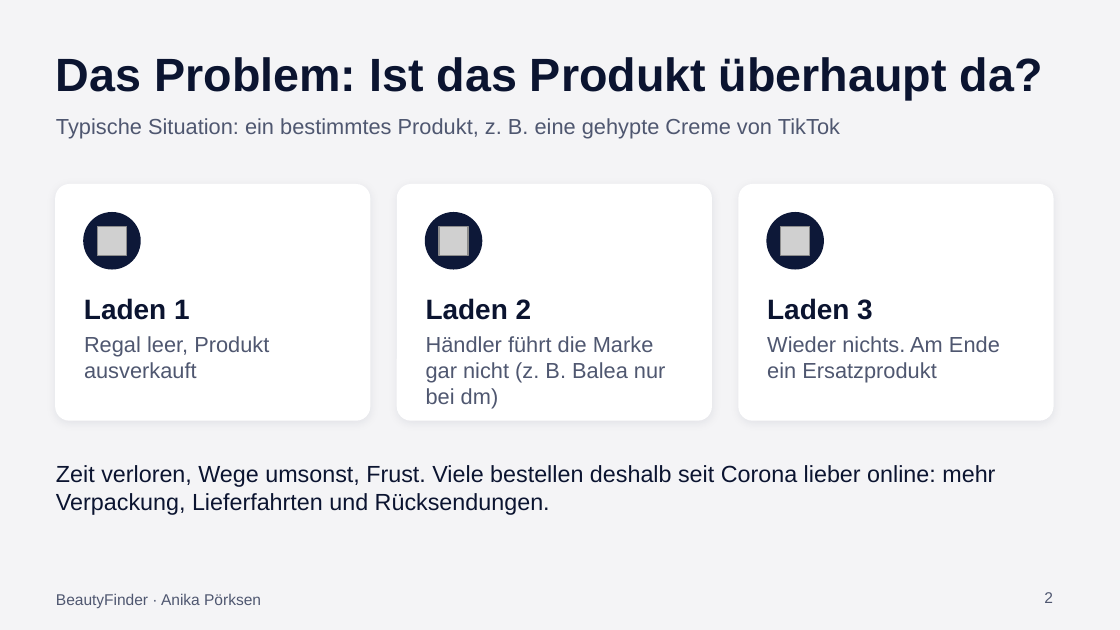
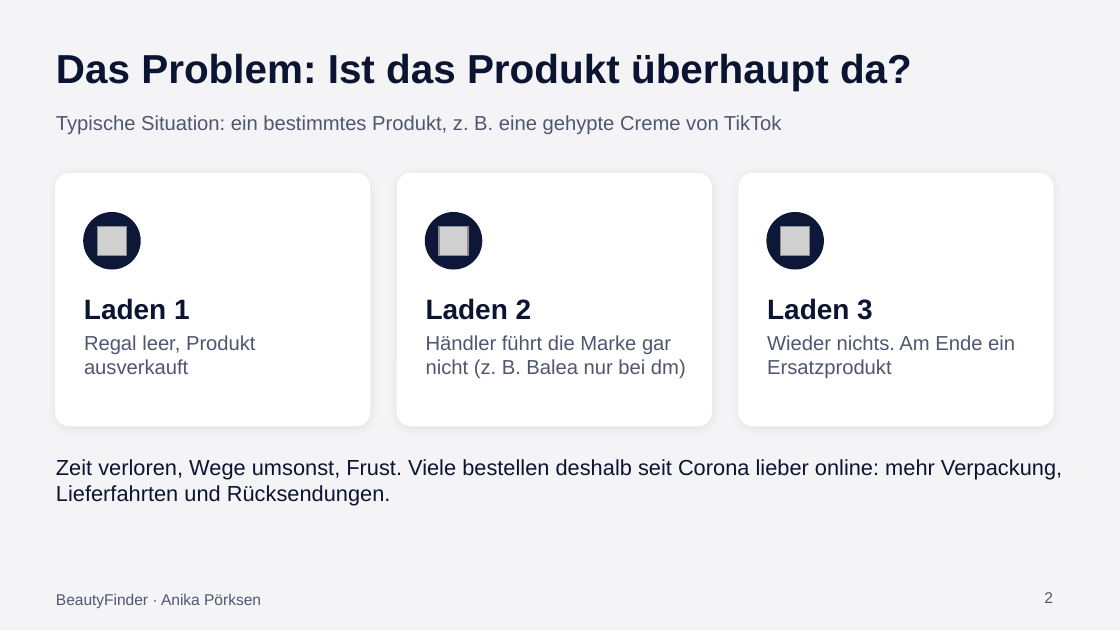
Before and after one commit to anikaprksn/Digitale-WElten, a slide deck: slide 2 of abgabe/Praesentation_BeautyFinder.pptx. Drawn at 1120x630 pixels with LibreOffice and Linux fonts; fonts in the diff are those of the drawing; grey boxes stand for pictures. Boxes give left, top, right and bottom in pixels: in the first picture for what was removed or moved away, otherwise in the second. Text is boxed around its words. In the diff, an @@ line names an element or a change of style, - is before the commit and + after.

```diff
--- a/abgabe/Praesentation_BeautyFinder.pptx
+++ b/abgabe/Praesentation_BeautyFinder.pptx
@@ text "Das Problem: Ist das Produkt ..." at box(56, 53, 912, 91): size 30 to 26 pt @@
@@ rounded rectangle: place and size @@
-rounded rectangle at box(56, 185, 370, 420)
+rounded rectangle at box(56, 174, 370, 426)
@@ rounded rectangle: place and size @@
-rounded rectangle at box(398, 185, 711, 420)
+rounded rectangle at box(398, 174, 711, 426)
@@ proportions changed in 3 elements at box(56, 174, 370, 426), box(398, 174, 711, 426), box(739, 174, 1053, 426) @@
@@ rounded rectangle: place and size @@
-rounded rectangle at box(739, 185, 1053, 420)
+rounded rectangle at box(739, 174, 1053, 426)
@@ size 14 to 13 pt in 4 elements at box(56, 115, 782, 134), box(84, 335, 256, 374), box(426, 335, 686, 378), box(767, 335, 1015, 378) @@
@@ text "Zeit verloren, Wege umsonst, Frust. ..." at box(56, 459, 1062, 506): size 15 to 14 pt; vertical alignment middle to top @@
```
Also in this commit, not shown: 10 other slides changed.
